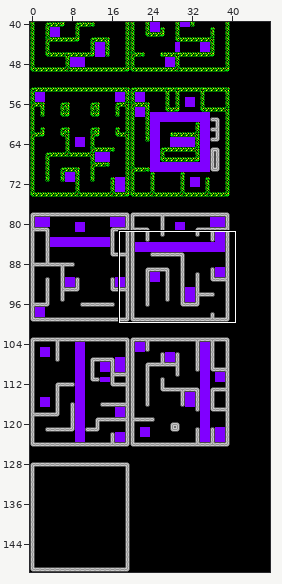
Tiled map: game/assets/mapa.tmx. The first picture is a wide view before the edit; the outline marks the close-up.
Close-up. Before the edit:
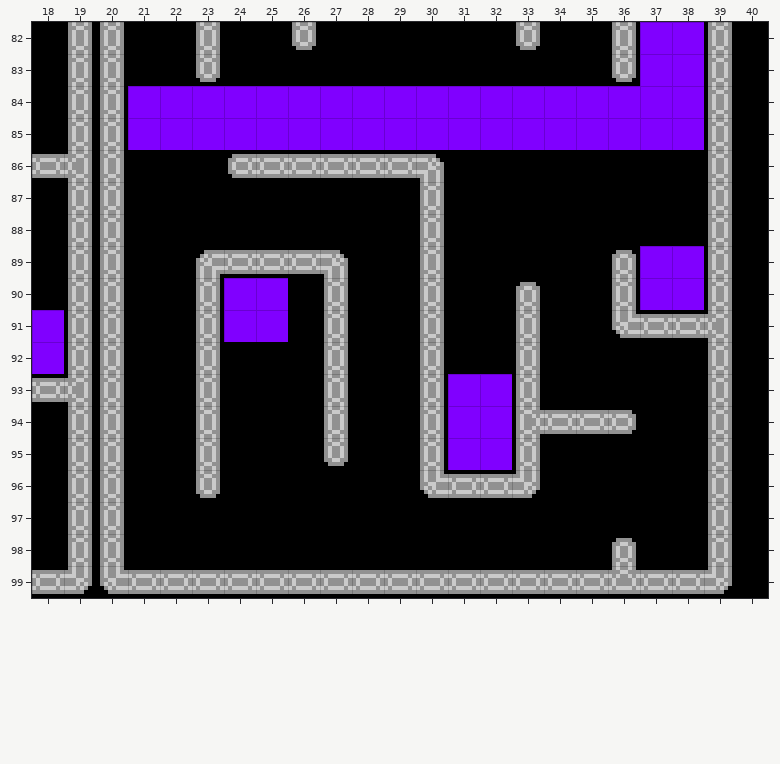
Cells are 8x8 px. Shown: x 18..40, y 82..99. The commit also changed other parts of the map, which this record leaves out.
Now the later version:
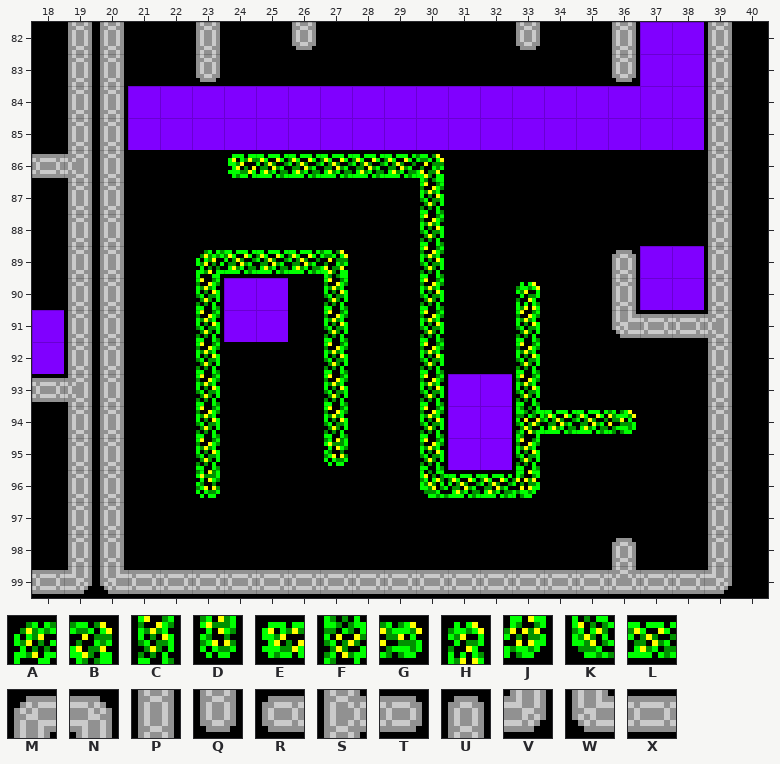
Key: from "tiles": A 0, B 3, C 4, D 5, E 6, F 8, G 9, H 10, J 11, K 12, L 13, M 16, N 19, P 20, Q 21, R 22, S 24, T 25, U 26, V 27, W 28, X 29.
_ is an empty cell.
Diff:
Layer "Capa de patrones 1":
Tile M becomes tile A in row 89 at x 23.
Tile N becomes tile B in row 86 at x 30; in row 89 at x 27.
Tile P becomes tile C in rows 87 to 89 at x 30; in row 90 at x 23, 27 and 30; in rows 91 to 93 at x 23, 27, 30 and 33; in row 94 at x 23, 27 and 30; in row 95 at x 23, 30 and 33.
Tile Q becomes tile D in row 95 at x 27; in row 96 at x 23.
Tile R becomes tile E in row 86 at x 24.
Tile S becomes tile F in row 94 at x 33.
Tile T becomes tile G in row 94 at x 36.
Tile U becomes tile H in row 90 at x 33.
Tile V becomes tile J in row 96 at x 33.
Tile W becomes tile K in row 96 at x 30.
Tile X becomes tile L in row 86 at x 25 to 29; in row 89 at x 24 to 26; in row 94 at x 34 to 35; in row 96 at x 31 to 32.
